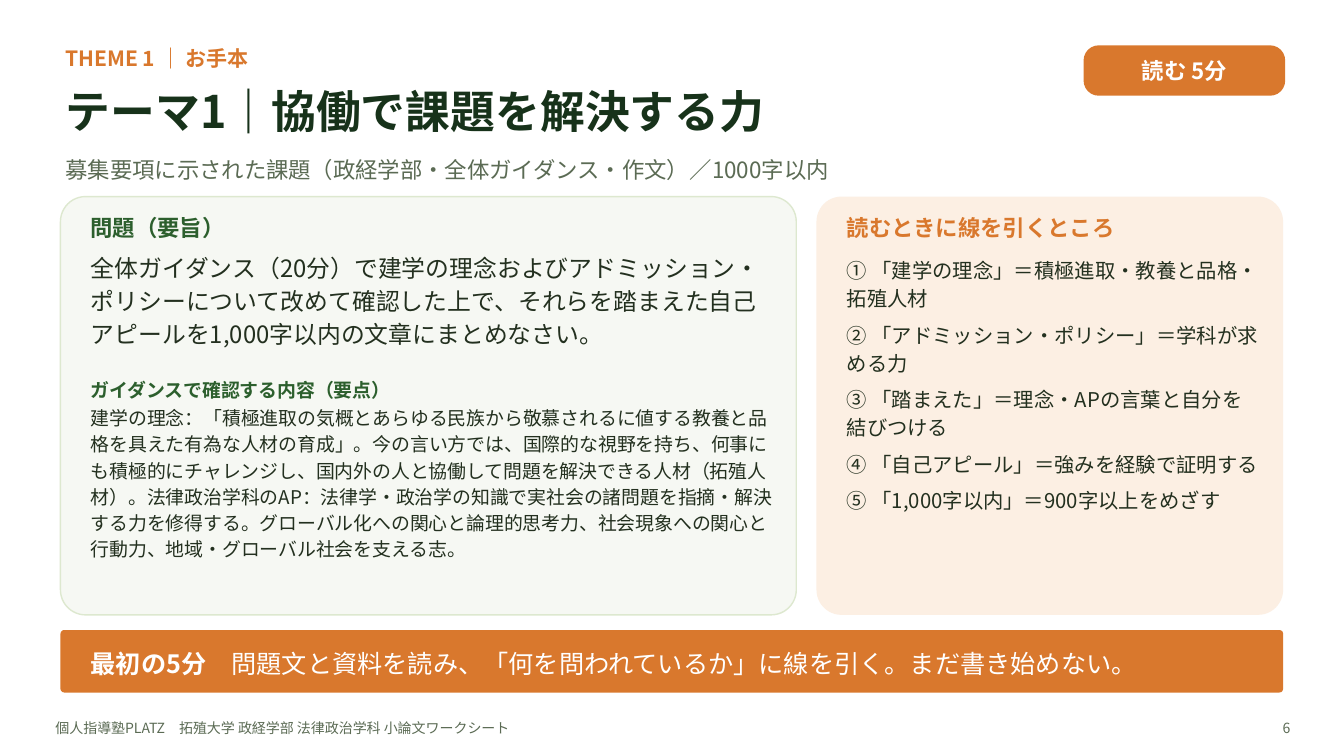
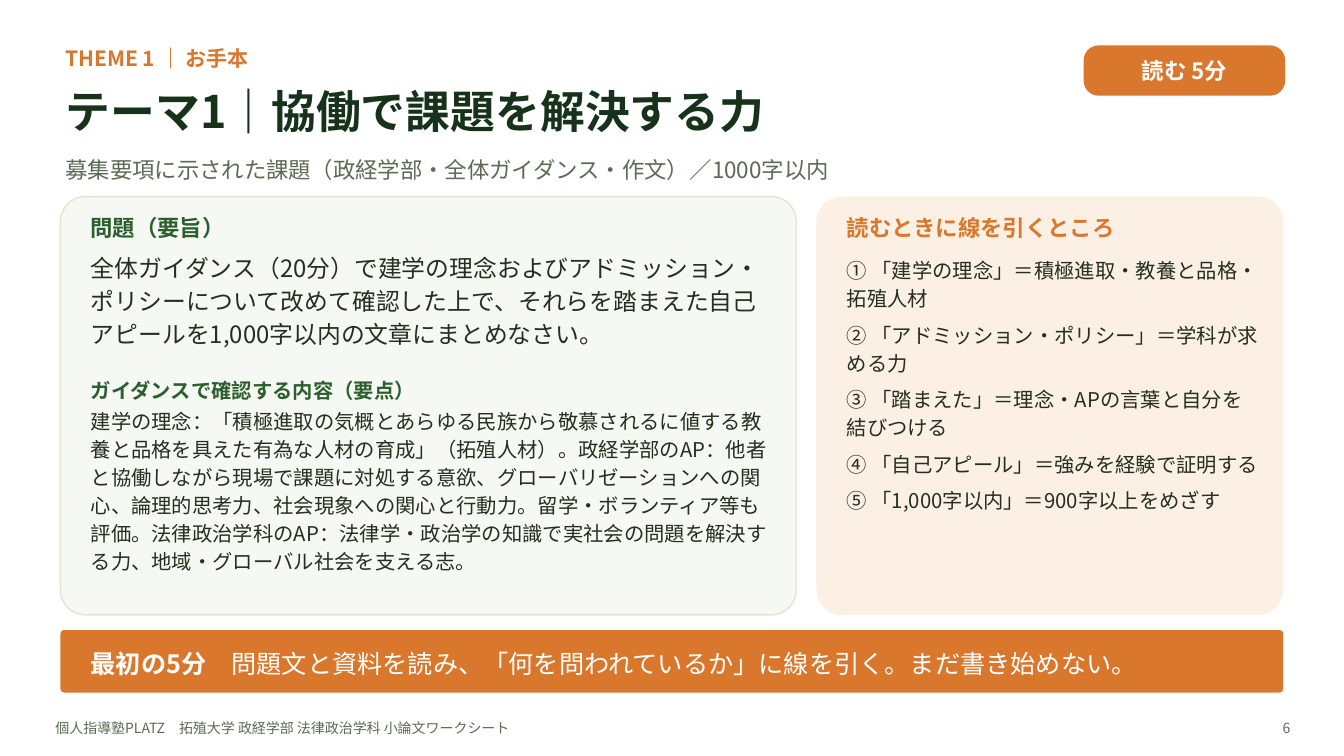
Before and after one commit to platzgod/PLATZAI-, a slide deck: slide 6 of 小論文添削（ショー）/ワークシート/拓殖大学_政経学部法律政治学科/拓殖大学_政経学部法律政治学科_小論文ワークシート.pptx. Drawn at 1344x756 pixels with LibreOffice and Linux fonts; fonts in the diff are those of the drawing. Boxes give left, top, right and bottom in pixels: in the first picture for what was removed or moved away, otherwise in the second. Text is boxed around its words. In the diff, an @@ line names an element or a change of style, - is before the commit and + after.

```diff
--- a/小論文添削（ショー）/ワークシート/拓殖大学_政経学部法律政治学科/拓殖大学_政経学部法律政治学科_小論文ワークシート.pptx
+++ b/小論文添削（ショー）/ワークシート/拓殖大学_政経学部法律政治学科/拓殖大学_政経学部法律政治学科_小論文ワークシート.pptx
@@ text at [91, 380, 415, 400]: size 13.5 to 14.5 pt in "ガイダンスで確認する内容（要点）" @@
@@ text at [91, 412, 767, 571]: text changed; size 13.5 to 14.5 pt @@
-建学の理念：「積極進取の気概とあらゆる民族から敬慕されるに値する教養と品格を具えた有為な人材の育成」。今の言い方では、国際的な視野を持ち、何事にも積極的にチャレンジし、国内外の人と協働して問題を解決できる人材（拓殖人材）。法律政治学科のAP：法律学・政治学の知識で実社会の諸問題を指摘・解決する力を修得する。グローバル化への関心と論理的思考力、社会現象への関心と行動力、地域・グローバル社会を支える志。
+建学の理念：「積極進取の気概とあらゆる民族から敬慕されるに値する教養と品格を具えた有為な人材の育成」（拓殖人材）。政経学部のAP：他者と協働しながら現場で課題に対処する意欲、グローバリゼーションへの関心、論理的思考力、社会現象への関心と行動力。留学・ボランティア等も評価。法律政治学科のAP：法律学・政治学の知識で実社会の問題を解決する力、地域・グローバル社会を支える志。
```
Also in this commit, not shown: 2 other slides changed, 5 other files.
